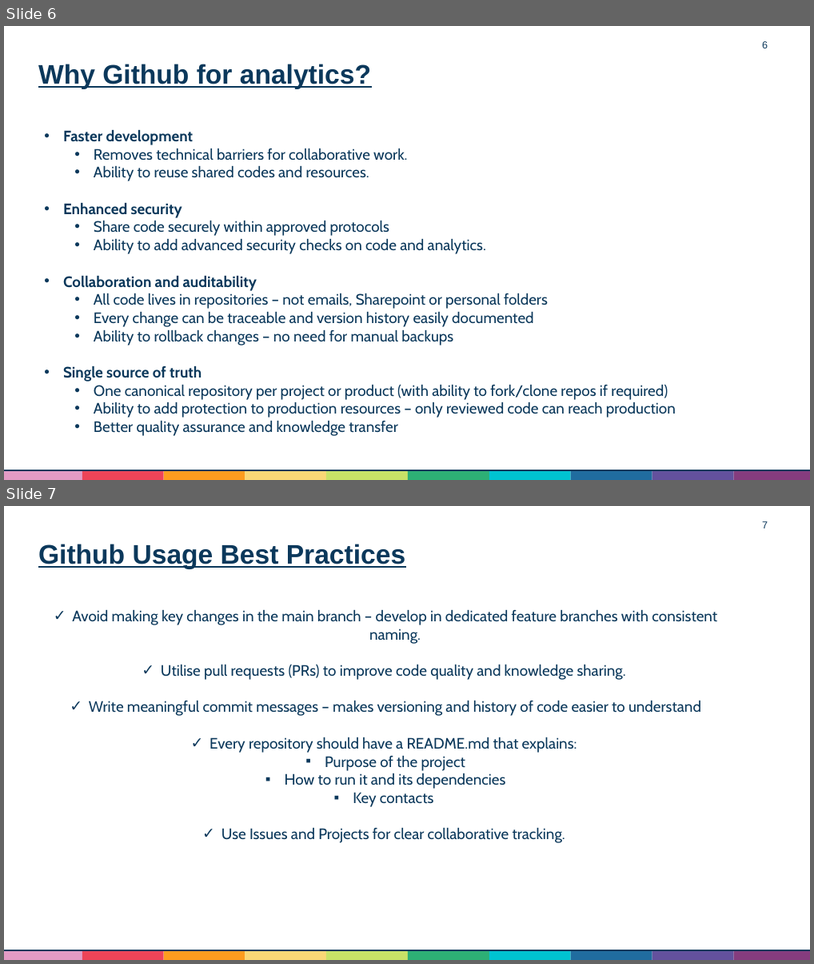
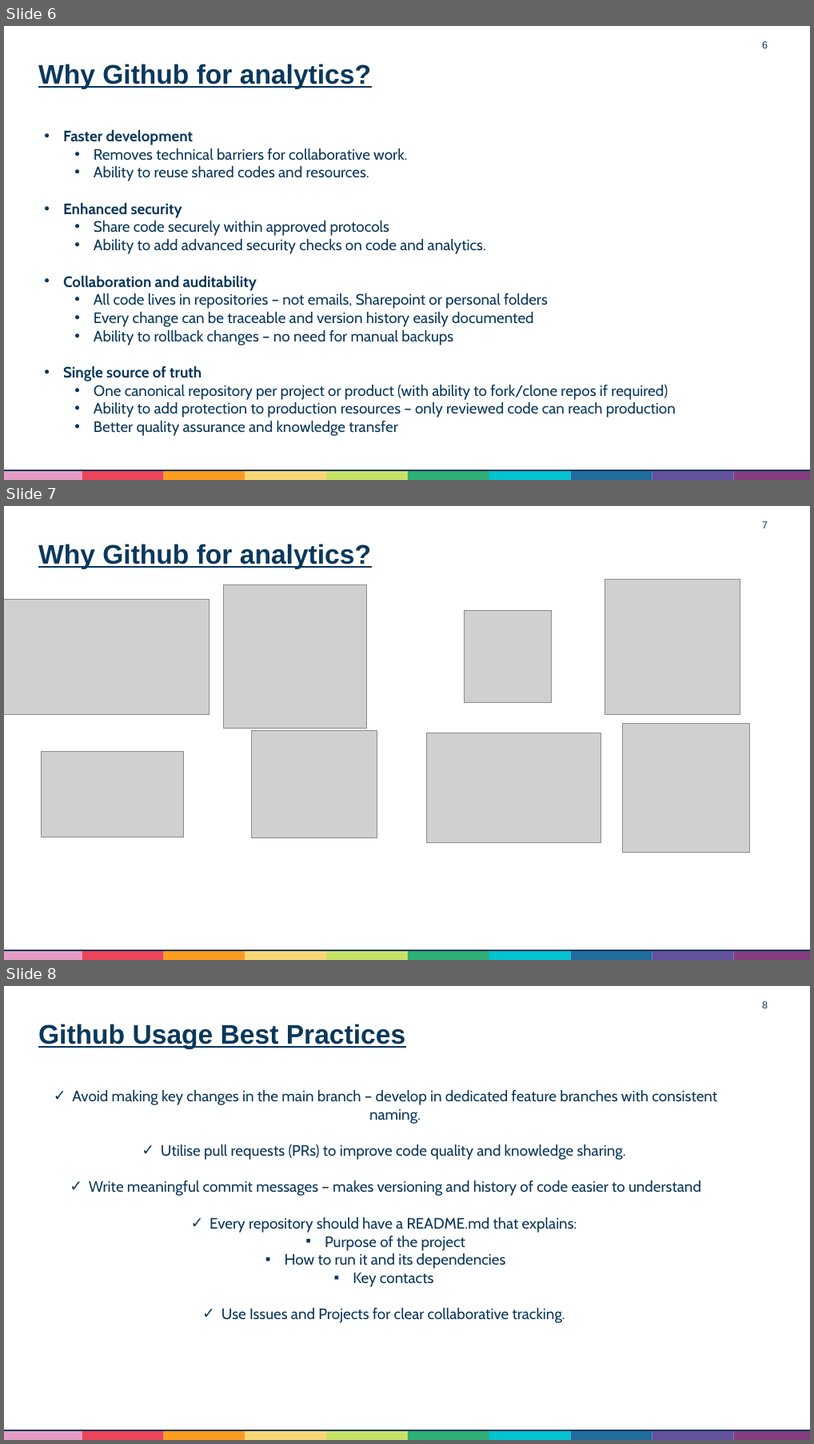
Before and after one commit to Aneurin-Bevan-University-Health-Board/biu_GitHub_Training, a slide deck: Training/Github Training.pptx. Shown one above the other, each under a label of ours: slides 6 and 7 before the commit, slides 6, 7 and 8 after it. The pictures are 814x964 and 814x1444 pixels, drawn with LibreOffice and Linux fonts; fonts in the diff are those of the drawing; grey boxes stand for pictures. Boxes give left, top, right and bottom in pixels: in the first picture for what was removed or moved away, otherwise in the second. Text is boxed around its words. In the diff, an @@ line names an element or a change of style, - is before the commit and + after.

```diff
--- a/Training/Github Training.pptx
+++ b/Training/Github Training.pptx
@@ slide 7 added at (4, 506, 810, 960), background #FFFFFF; not listed: 11 template elements that a slide beside it also shows @@
@@ page number added at (762, 521, 768, 528), 12 pt, text #0B385B @@
+7
@@ title added at (38, 544, 371, 569), 32 pt, text #0B385B, bold, underline @@
+Why Github for analytics?
@@ picture added at (4, 599, 209, 714) @@
@@ picture added at (223, 584, 366, 728) @@
@@ picture added at (605, 579, 740, 714) @@
@@ picture added at (464, 610, 551, 702) @@
@@ picture added at (251, 731, 378, 837) @@
@@ picture added at (427, 733, 602, 842) @@
@@ picture added at (623, 723, 750, 852) @@
@@ picture added at (41, 752, 184, 837) @@
@@ what was slide 7 is now slide 8 @@
@@ page number at (762, 1001, 768, 1008): text changed @@
-7
+8
```
